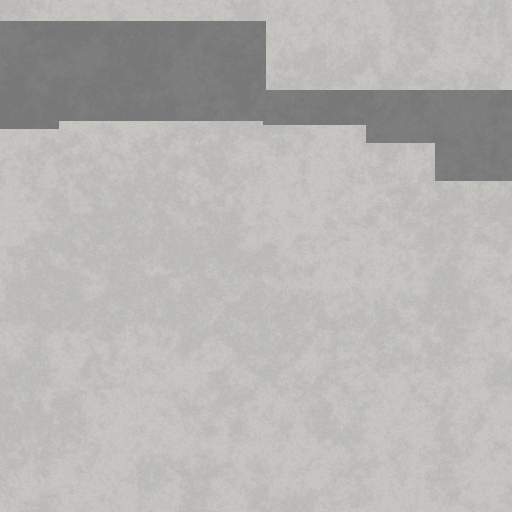
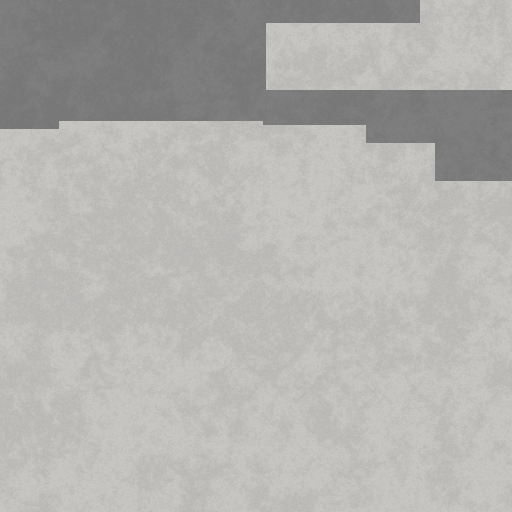
Before/after of a 512 x 512 layered artwork. What changed in the layer stack:
painted on "Warstwa #1" over (0, 0, 420, 23)
